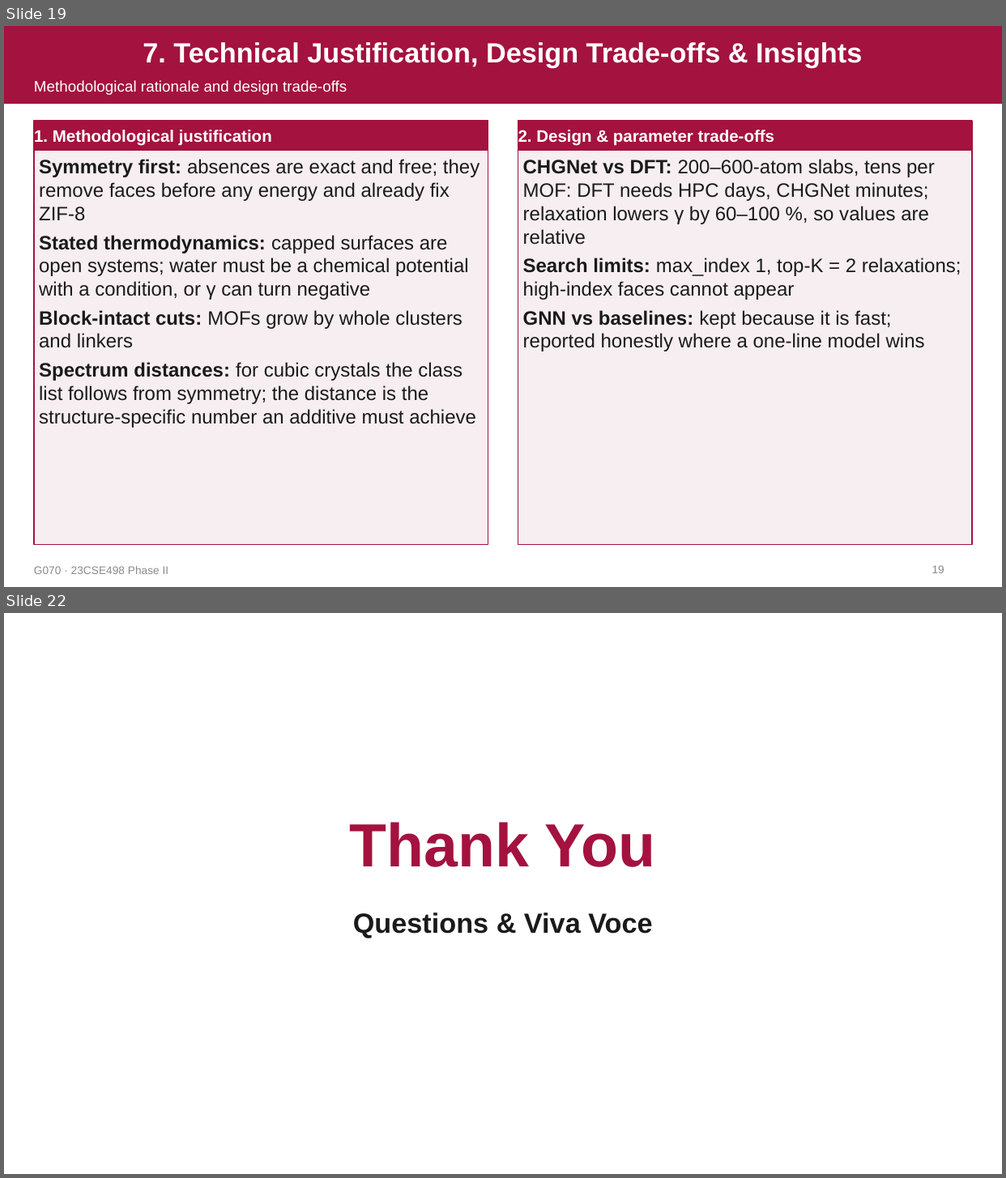
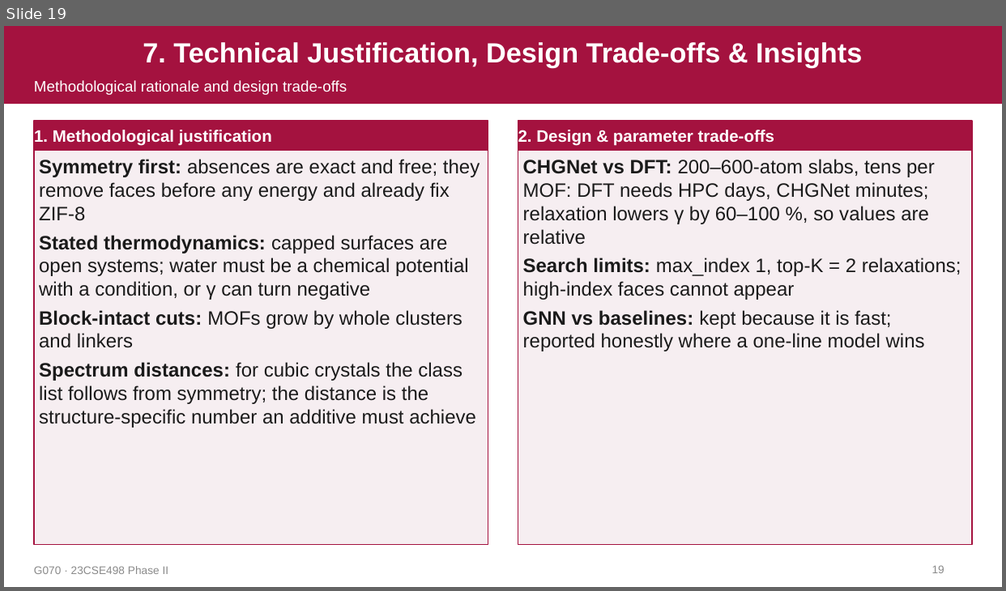
Before and after one commit to Radha-Krishna-19/fyp, a slide deck: docs/presentation/review_2026-11-16/G070_Phase2_Review.pptx. Shown one above the other, each under a label of ours: slides 19 and 22 before the commit, slide 19 after it; the slides between them are not shown. The pictures are 1006x1178 and 1006x591 pixels, drawn with LibreOffice and Linux fonts; fonts in the diff are those of the drawing. Boxes give left, top, right and bottom in pixels: in the first picture for what was removed or moved away, otherwise in the second. Text is boxed around its words. In the diff, an @@ line names an element or a change of style, - is before the commit and + after.

```diff
--- a/docs/presentation/review_2026-11-16/G070_Phase2_Review.pptx
+++ b/docs/presentation/review_2026-11-16/G070_Phase2_Review.pptx
@@ slide 22 removed at box(4, 613, 1002, 1174), background #FFFFFF @@
@@ text removed at box(350, 822, 655, 867) @@
-Thank You
@@ text removed at box(353, 913, 652, 939) @@
-Questions & Viva Voce
```
Also in this commit, not shown: 8 slides changed, 1 slide added, 5 other files.
